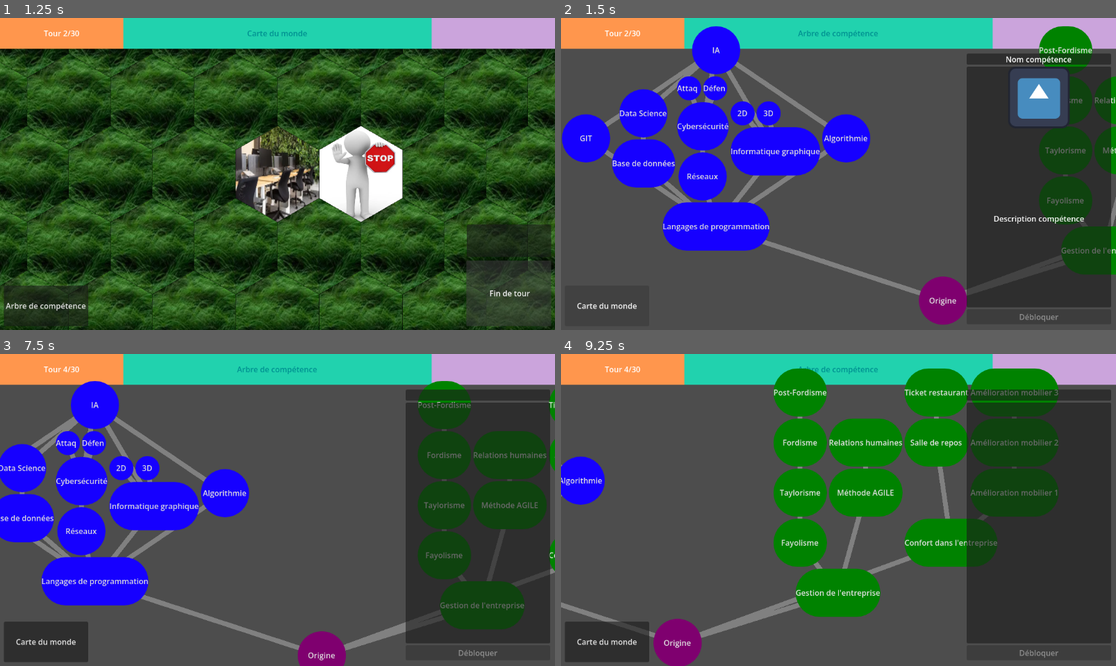
Above: before the commit, frames 1-4 (two rows, left to right).
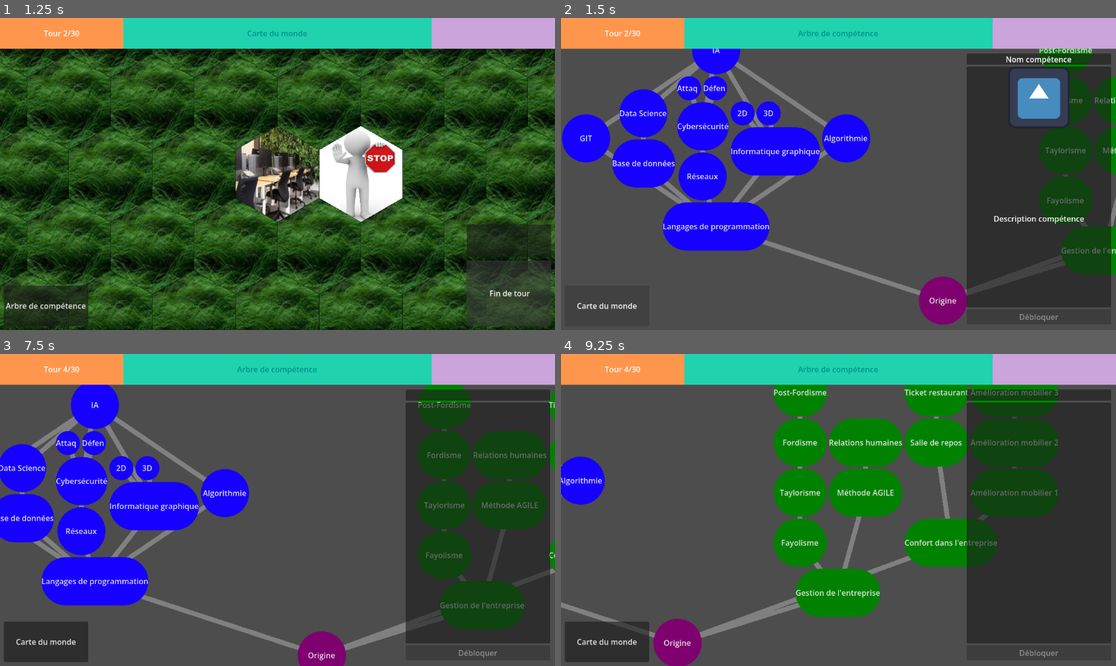
Above: after the commit, the same moments.

Repository: Shoshore/M2-Projet_Jeux_Serieux
Game: Godot game, scene res://Scenes/tile_map.tscn
Same seed, same stepped clock (60 frames per second), same inputs: the game is played once before the commit and once after it. The engine's default icon, where the game draws it, is replaced by a stand-in: a white triangle on a blue panel in a dark square.
Inputs (mouse positions are in pixels of both pictures, inside the frame that each line leads up to):
- Up to frame 1 (1.25 s): click "Fin de tour" at 0.5 s
- Up to frame 2 (1.5 s): click "Arbre de compétence" at 1.25 s
- Up to frame 3 (7.5 s): tap Enter at 2, 6.5 s; move the mouse to (399, 494) at 2.02 s; click (399, 494) at 2.17 s; click "Fin de tour" at 2.75 s; click "Arbre de compétence" at 3.5 s; tap Space at 4.25, 7.25 s; drag from (166, 525) to (249, 572) at 4.27 s; click "Fin de tour" at 5 s; click "Arbre de compétence" at 5.75 s; move the mouse to (333, 441) at 6.52 s; click (333, 441) at 6.67 s; drag from (249, 572) to (66, 628) at 7.27 s
- Up to frame 4 (9.25 s): tap Enter at 8 s; move the mouse to (1005, 556) at 8.02 s; click (1005, 556) at 8.17 s; tap Space at 8.75 s; drag from (672, 463) to (588, 413) at 8.77 s

Frame 1 is identical in both runs. In frame 2, 1.1% of the frame differs, in the area x 23-96%, y 2-11%; in frame 3, 0.1%; in frame 4, 1.6%, in the area x 38-90%, y 4-11%.

Commit message:
Update scene

Diff:
--- a/Scenes/tile_map.tscn
+++ b/Scenes/tile_map.tscn
@@ -42,6 +42,13 @@
 
 [node name="HUD" type="CanvasLayer" parent="." unique_id=1684117705]
 
+[node name="SkillTree" parent="HUD" unique_id=2043676651 instance=ExtResource("3_xsk5a")]
+visible = false
+offset_left = 2.0
+offset_top = 4.0
+offset_right = 2.0
+offset_bottom = 4.0
+
 [node name="Control" type="Control" parent="HUD" unique_id=1631286862]
 layout_mode = 3
 anchors_preset = 0
@@ -76,13 +83,6 @@
 stream = ExtResource("6_6mpdi")
 volume_db = 12.0
 
-[node name="SkillTree" parent="HUD" unique_id=2043676651 instance=ExtResource("3_xsk5a")]
-visible = false
-offset_left = 2.0
-offset_top = 4.0
-offset_right = 2.0
-offset_bottom = 1.0
-
 [node name="TreeButton" type="Button" parent="HUD" unique_id=451374236]
 offset_left = 8.0
 offset_top = 556.0
